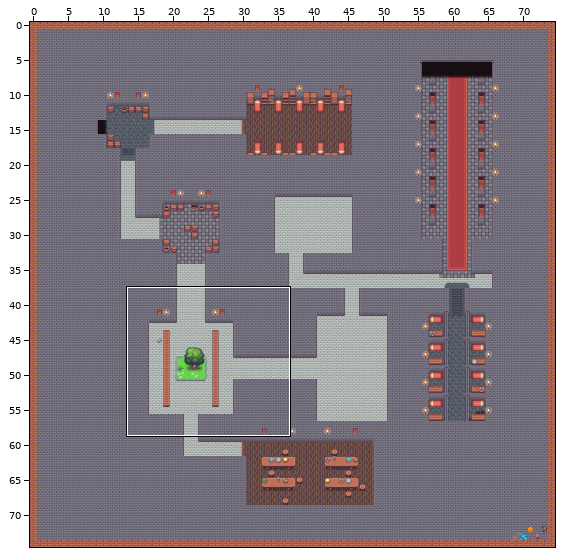
Level history. Tiled map: map/castle map 1.tmx. The picture above shows the old version from afar; the outline marks the close-up.
Close-up. Before the commit:
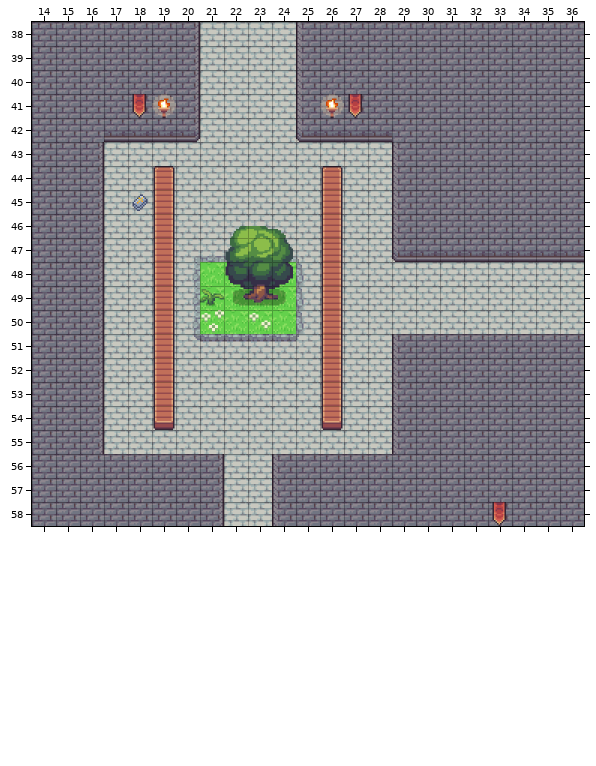
Cells are 32x32 px. Shown: x 14..36, y 38..58. The commit also changed other parts of the map, which this record leaves out.
After the commit:
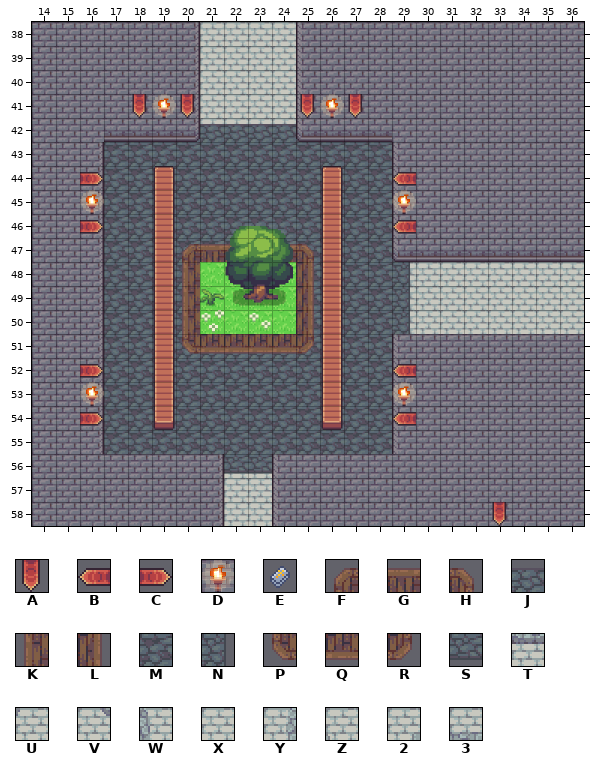
Key: from "2_indoors": A 25, B 25 flipped on the other diagonal, C 25 turned 270, D 103; from "equipment": E 13; from "floors": F 3, G 4, H 5, J 7, K 12, L 14, M 16, N 17, P 21, Q 22, R 23, S 25; from "tileset": T 236, U 238, V 239, W 250, X 251, Y 252, Z 253, 2 254, 3 266.
_ is an empty cell.
See-through tiles are keyed as they look on the map.
Changes in this commit:
{"where": "layer \"floors/Floor\""}
{"y":43,"x":17,"old":"XXXXXXXXXXXX","new":"MMMMMMMMMMMM"}
{"y":44,"x":17,"old":"XXXXXXXXXXXX","new":"MMMMMMMMMMMM"}
{"y":45,"x":17,"old":"XXXXXXXXXXXX","new":"MMMMMMMMMMMM"}
{"y":46,"x":17,"old":"XXXXXXXXXXXX","new":"MMMMMMMMMMMM"}
{"y":47,"x":17,"old":"XXX233","new":"MMMMMM"}
{"y":47,"x":24,"old":"3ZXXX","new":"MMMMM"}
{"y":48,"x":17,"old":"XXXY","new":"MMMM"}
{"y":48,"x":25,"old":"WXXX","new":"MMMM"}
{"y":49,"x":17,"old":"XXXY","new":"MMMM"}
{"y":49,"x":25,"old":"WXXX","new":"MMMM"}
{"y":50,"x":17,"old":"XXXY","new":"MMMM"}
{"y":50,"x":25,"old":"WXXX","new":"MMMM"}
{"y":51,"x":17,"old":"XXXVTTTTUXXX","new":"MMMMMMMMMMMM"}
{"y":52,"x":17,"old":"XXXXXXXXXXXX","new":"MMMMMMMMMMMM"}
{"y":53,"x":17,"old":"XXXXXXXXXXXX","new":"MMMMMMMMMMMM"}
{"y":54,"x":17,"old":"XXXXXXXXXXXX","new":"MMMMMMMMMMMM"}
{"y":55,"x":17,"old":"XXXXXXXXXXXX","new":"MMMMMMMMMMMM"}
{"where": "layer \"floors/floor details\""}
{"y":42,"x":21,"old":"____","new":"JJJJ"}
{"y":47,"x":20,"old":"___","new":"FGG"}
{"y":47,"x":24,"old":"__","new":"GH"}
{"y":48,"x":20,"old":"_","new":"K"}
{"y":48,"x":25,"old":"_","new":"L"}
{"y":48,"x":29,"old":"_","new":"N"}
{"y":49,"x":20,"old":"_","new":"K"}
{"y":49,"x":25,"old":"_","new":"L"}
{"y":49,"x":29,"old":"_","new":"N"}
{"y":50,"x":20,"old":"_","new":"K"}
{"y":50,"x":25,"old":"_","new":"L"}
{"y":50,"x":29,"old":"_","new":"N"}
{"y":51,"x":20,"old":"______","new":"PQQQQR"}
{"y":56,"x":22,"old":"__","new":"SS"}
{"where": "layer \"walls/wall details\""}
{"y":41,"x":20,"old":"_","new":"A"}
{"y":41,"x":25,"old":"_","new":"A"}
{"y":44,"x":16,"old":"_","new":"C"}
{"y":44,"x":29,"old":"_","new":"B"}
{"y":46,"x":16,"old":"_","new":"C"}
{"y":46,"x":29,"old":"_","new":"B"}
{"y":52,"x":16,"old":"_","new":"C"}
{"y":52,"x":29,"old":"_","new":"B"}
{"y":54,"x":16,"old":"_","new":"C"}
{"y":54,"x":29,"old":"_","new":"B"}
{"where": "layer \"Objects\""}
{"y":45,"x":18,"old":"E","new":"_"}
{"where": "layer \"animated\""}
{"y":45,"x":16,"old":"_","new":"D"}
{"y":45,"x":29,"old":"_","new":"D"}
{"y":53,"x":16,"old":"_","new":"D"}
{"y":53,"x":29,"old":"_","new":"D"}
{"label":"changed","picture_box":[80,94,416,474]}
